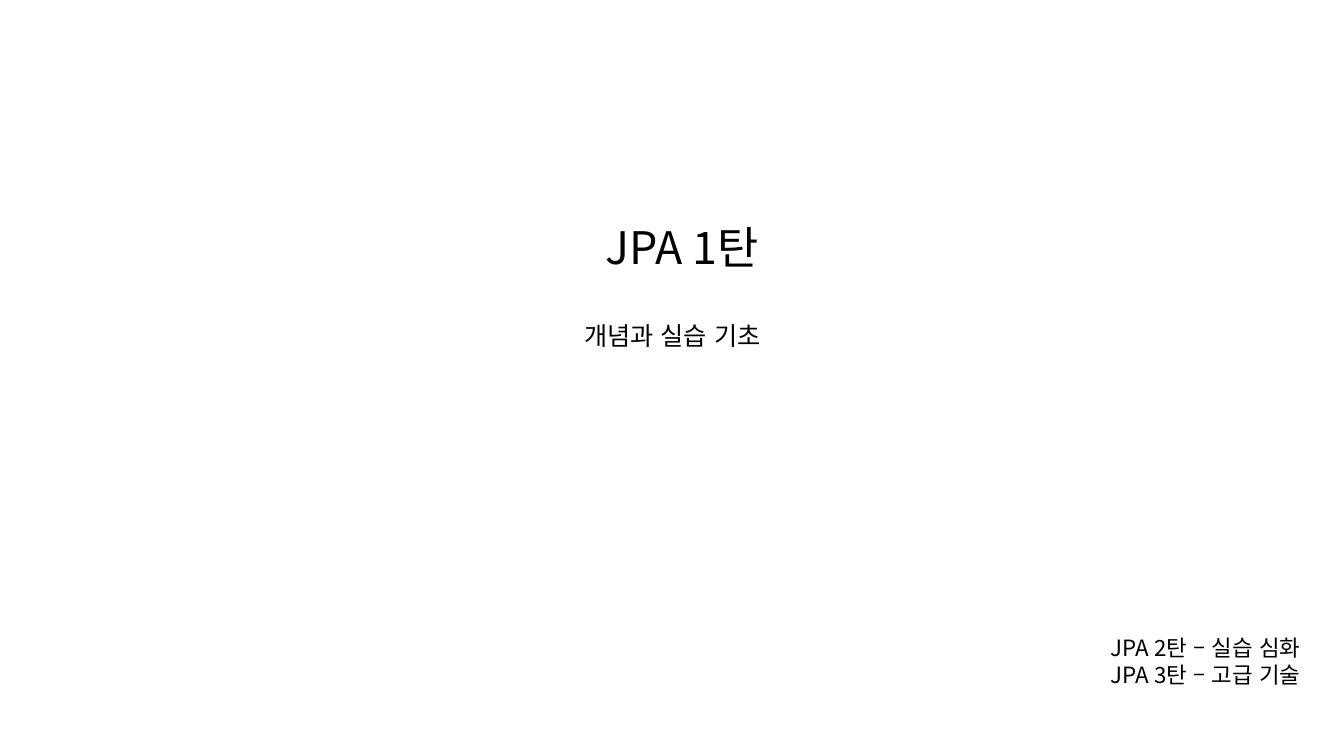
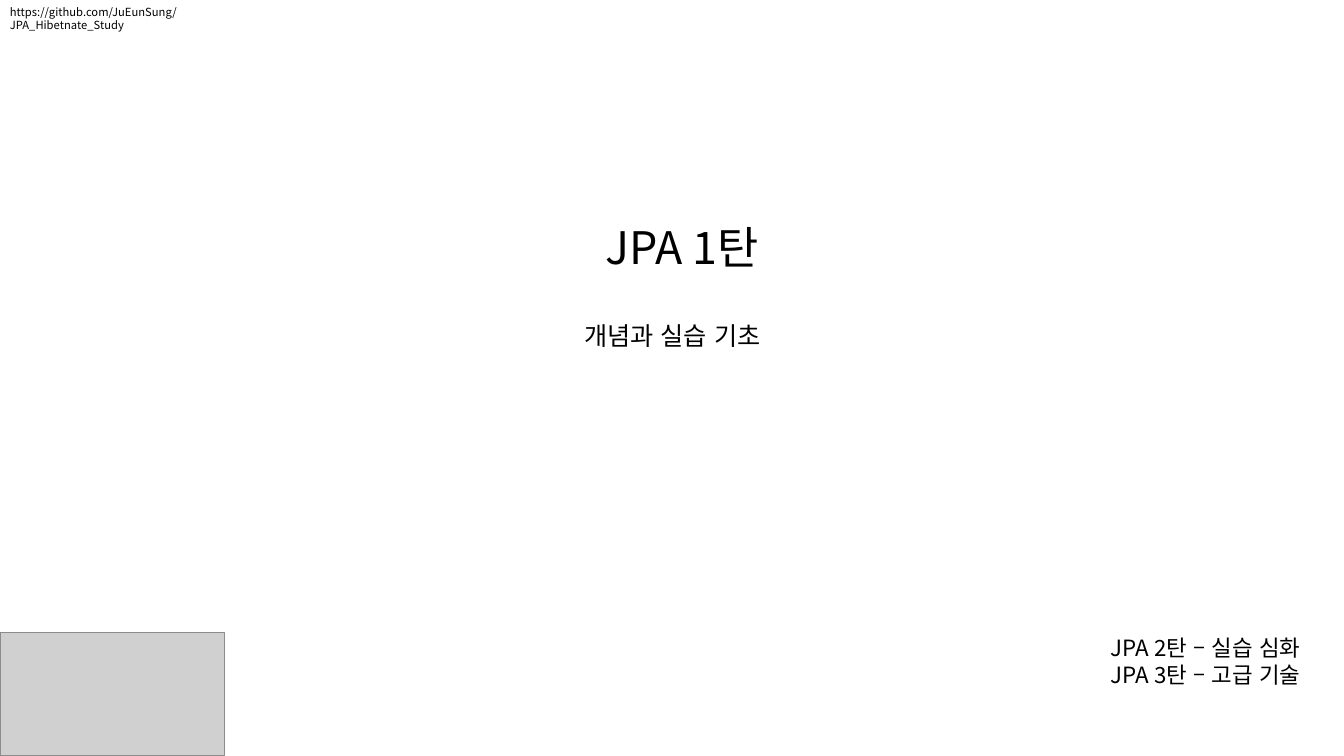
Before and after one commit to JuEunSung/JPA_Hibetnate_Study, a slide deck: slide 1 of hibernate_study/doc/JPA 세미나 발표 자료.pptx. Drawn at 1344x756 pixels with LibreOffice and Linux fonts; fonts in the diff are those of the drawing; grey boxes stand for pictures. Boxes give left, top, right and bottom in pixels: in the first picture for what was removed or moved away, otherwise in the second. Text is boxed around its words. In the diff, an @@ line names an element or a change of style, - is before the commit and + after.

```diff
--- a/hibernate_study/doc/JPA 세미나 발표 자료.pptx
+++ b/hibernate_study/doc/JPA 세미나 발표 자료.pptx
@@ text added at (x1=10, y1=7, x2=177, y2=32), 8 pt, text #000000 @@
+https://github.com/JuEunSung/JPA_Hibetnate_Study
@@ picture added at (x1=0, y1=632, x2=225, y2=756) @@
```
Also in this commit, not shown: 1 other slide changed, 13 other files.
